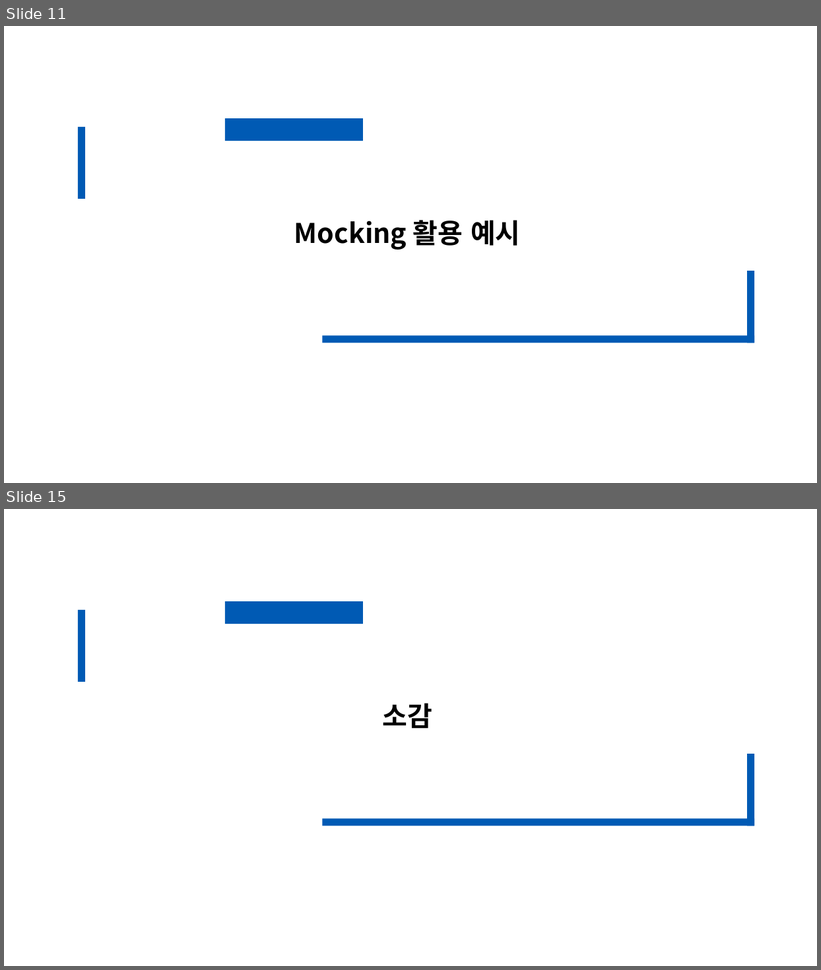
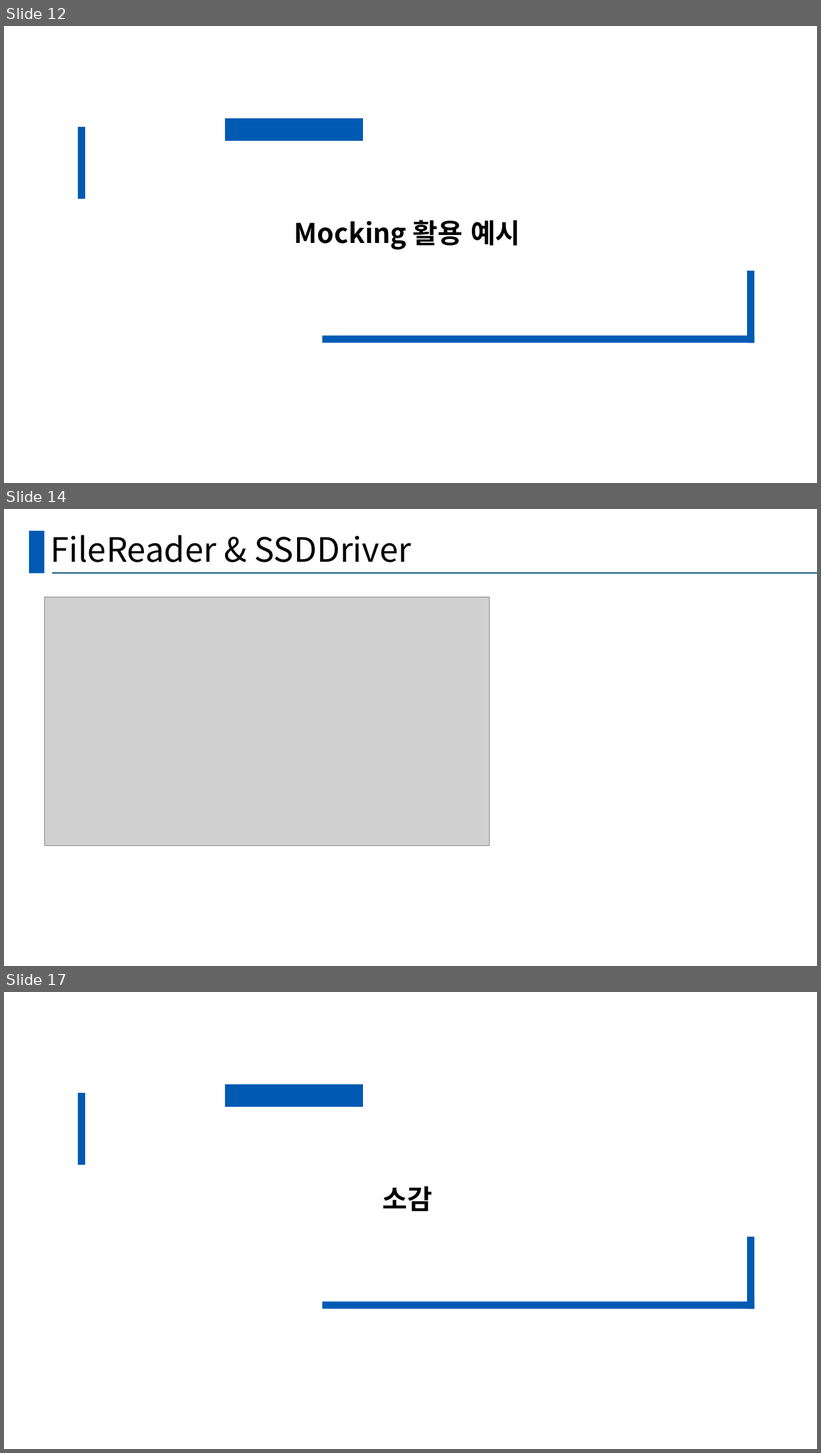
Before and after one commit to hy-ra-na/presentation_Americano, a slide deck: 발표양식.pptx. Shown one above the other, each under a label of ours: slides 11 and 15 before the commit, slides 12, 14 and 17 after it; the slides between them are not shown. The pictures are 821x970 and 821x1453 pixels, drawn with LibreOffice and Linux fonts; fonts in the diff are those of the drawing; grey boxes stand for pictures. Boxes give left, top, right and bottom in pixels: in the first picture for what was removed or moved away, otherwise in the second. Text is boxed around its words. In the diff, an @@ line names an element or a change of style, - is before the commit and + after.

```diff
--- a/발표양식.pptx
+++ b/발표양식.pptx
@@ slide 14 added at bbox=[4, 509, 817, 966], background #FFFFFF @@
@@ rectangle added at bbox=[29, 531, 44, 573], fill #005AB4 @@
@@ title added at bbox=[50, 535, 411, 562], 39.6 pt, text #000000 @@
+FileReader & SSDDriver
@@ line added from (52, 573) to (817, 573), #156082 1.5 pt @@
@@ picture added at bbox=[44, 597, 490, 846] @@
@@ what was slide 11 is now slide 12 @@
@@ what was slide 15 is now slide 17 @@
```
Also in this commit, not shown: 4 slides changed, 1 other slide added.
